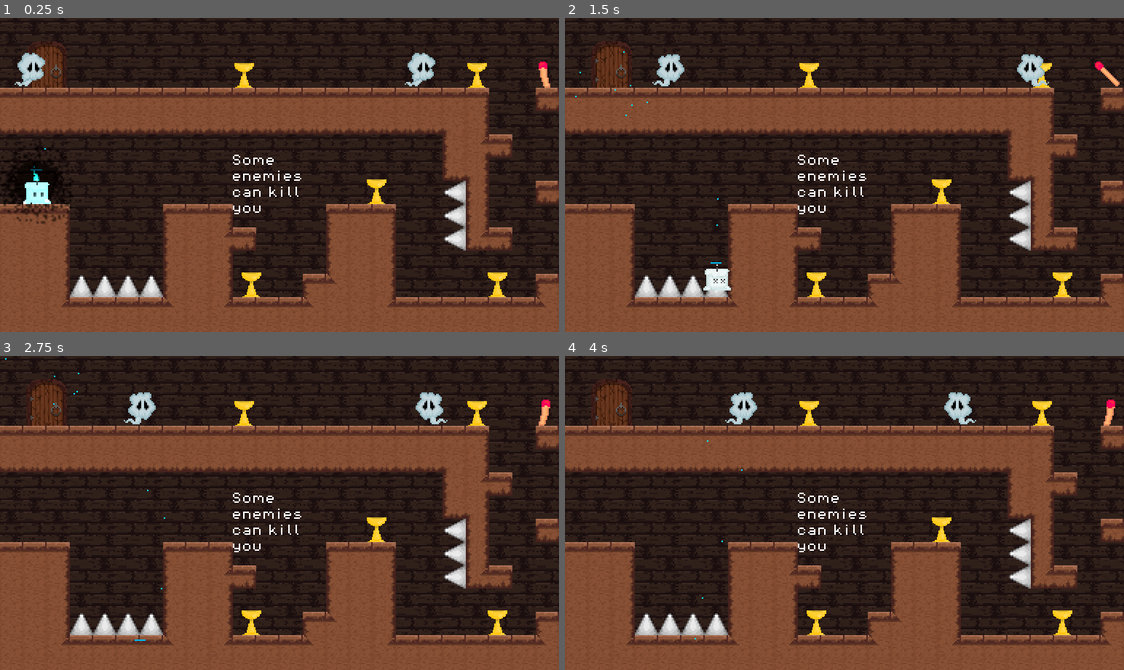
Above: before the commit, frames 1-4 (two rows, left to right).
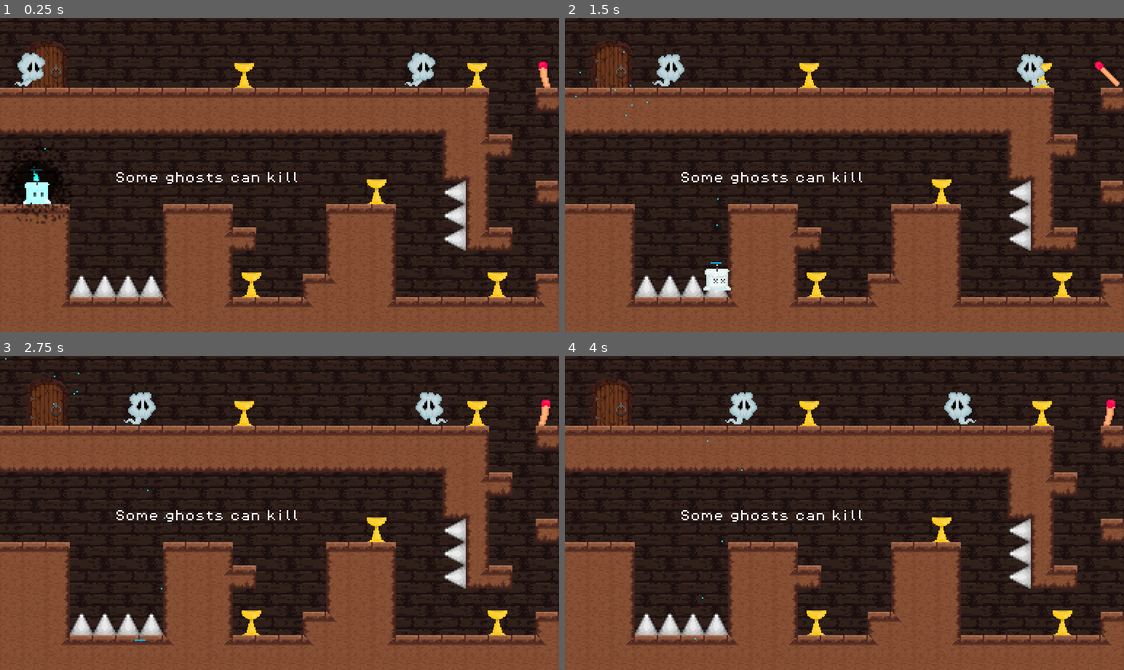
Above: after the commit, the same moments.

Repository: UlricBon/Unseen-Forces
Game: Godot game, scene res://Scene/level3.tscn
Same seed, same stepped clock (60 frames per second), same inputs: the game is played once before the commit and once after it. This scene is started directly instead of the project's main scene.
Inputs:
- Up to frame 1 (0.25 s): no input
- Up to frame 2 (1.5 s): hold D (Right) from 0.53 s (still down); tap E (Enter) at 0.6 s; tap W (Jump) at 0.77 s; tap Space (Interact) at 1.35 s
- Up to frame 3 (2.75 s): tap W (Jump) at 1.52 s; release D (Right) at 2.03 s; hold A (Left) from 2.03 s (still down); tap E (Enter) at 2.1 s
- Up to frame 4 (4 s): release A (Left) at 2.78 s; hold D (Right) from 2.78 s (still down); tap Space (Interact) at 2.85 s; tap W (Jump) at 3.02, 3.77 s; tap E (Enter) at 3.6 s

The runs differ from the first frame. In frame 1, 0.5% of the frame differs, in the area x 20-54%, y 43-63%; in frame 2, 0.5%; in frame 3, 0.5%; in frame 4, 0.5%.

Commit message:
burnout sfx

Diff:
--- a/Scene/level3.tscn
+++ b/Scene/level3.tscn
@@ -1584,13 +1584,10 @@
 
 [node name="Label" type="Label" parent="."]
 z_index = 100
-offset_left = -144.0
-offset_top = -163.0
-offset_right = -95.0
-offset_bottom = -122.0
+offset_left = -224.0
+offset_top = -151.0
+offset_right = -98.0
+offset_bottom = -110.0
 theme_override_fonts/font = ExtResource("12_5rhy0")
 theme_override_font_sizes/font_size = 8
-text = "Some
-enemies
-can kill
-you"
+text = "Some ghosts can kill"
Not shown, added: assets/sfx/burnout.wav
